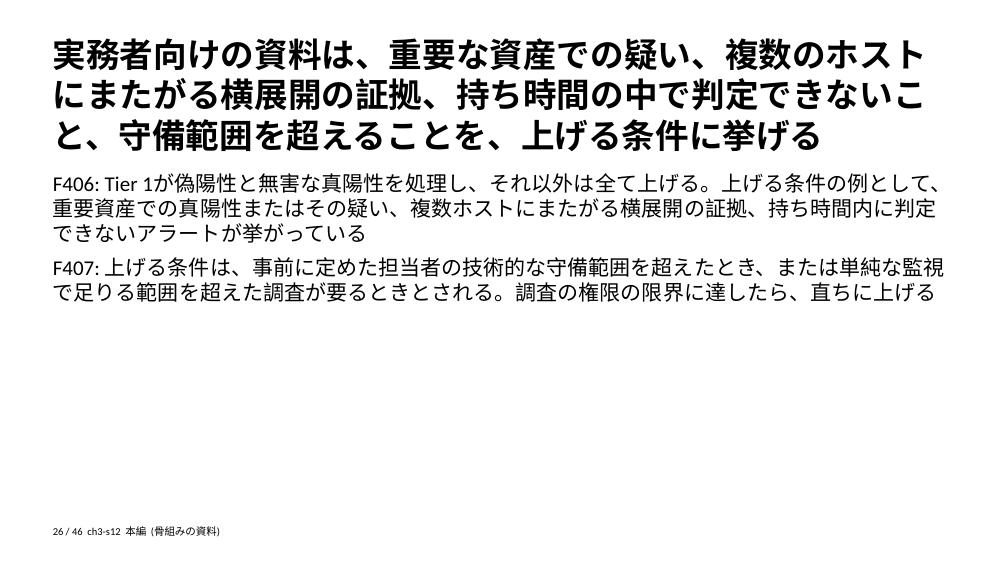
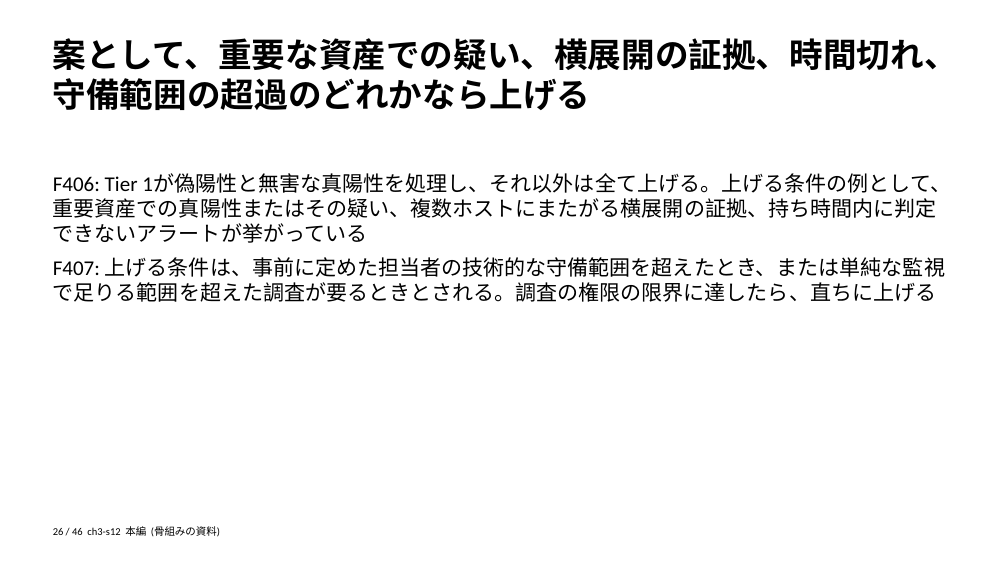
Before and after one commit to zyuuryuu/PPTX-Planner, a slide deck: slide 26 of trial/deck/preview/skeleton.pptx. Drawn at 1008x567 pixels with LibreOffice and Linux fonts; fonts in the diff are those of the drawing. Boxes give left, top, right and bottom in pixels: in the first picture for what was removed or moved away, otherwise in the second. Text is boxed around its words. In the diff, an @@ line names an element or a change of style, - is before the commit and + after.

```diff
--- a/trial/deck/preview/skeleton.pptx
+++ b/trial/deck/preview/skeleton.pptx
@@ text at <box>53,38,958,110</box>: text changed @@
-実務者向けの資料は、重要な資産での疑い、複数のホストにまたがる横展開の証拠、持ち時間の中で判定できないこと、守備範囲を超えることを、上げる条件に挙げる
+案として、重要な資産での疑い、横展開の証拠、時間切れ、守備範囲の超過のどれかなら上げる
```
Also in this commit, not shown: 27 other slides changed, 6 other files.
